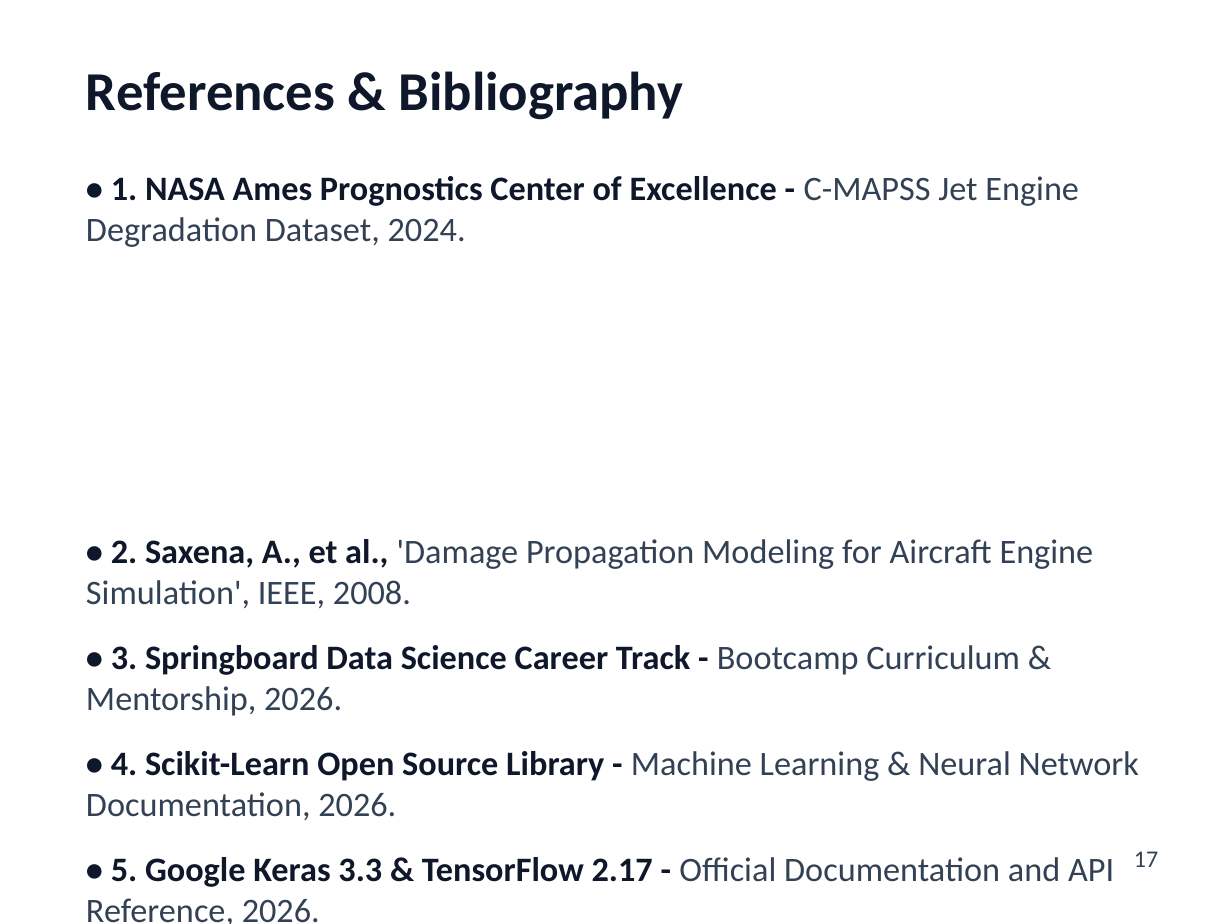
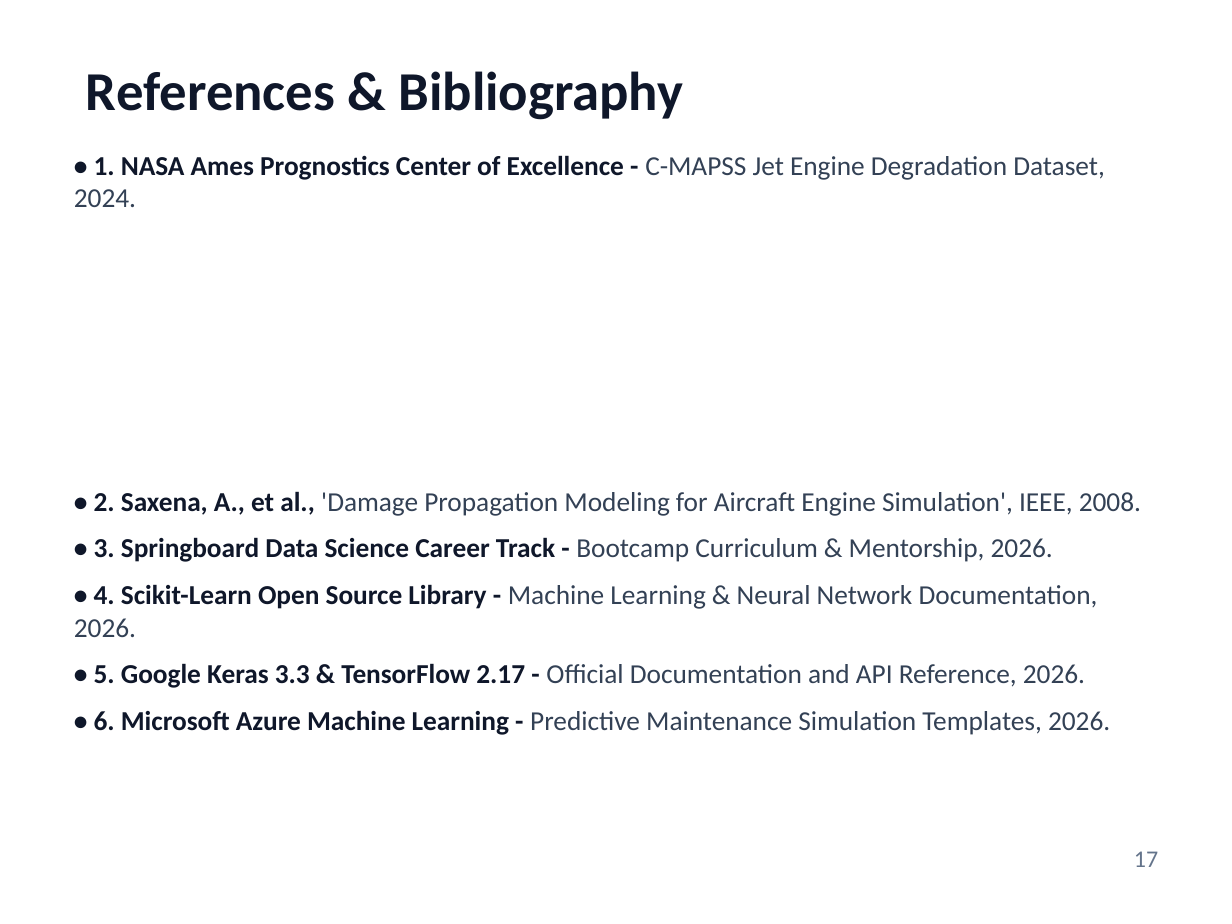
Before and after one commit to PiyushTiwari2051/Predictive-Master, a slide deck: slide 17 of Predictive_Maintenance_Internship_Presentation.pptx. Drawn at 1232x924 pixels with LibreOffice and Linux fonts; fonts in the diff are those of the drawing. Boxes give left, top, right and bottom in pixels: in the first picture for what was removed or moved away, otherwise in the second. Text is boxed around its words. In the diff, an @@ line names an element or a change of style, - is before the commit and + after.

Commit message:
Update presentation with Image 4 matching vertical flowchart and zero text box overflow

```diff
--- a/Predictive_Maintenance_Internship_Presentation.pptx
+++ b/Predictive_Maintenance_Internship_Presentation.pptx
@@ text "• 1. NASA Ames Prognostics ...": place and size @@
-text "• 1. NASA Ames Prognostics ..." at [86, 176, 1139, 924]
+text "• 1. NASA Ames Prognostics ..." at [74, 155, 1141, 735]
@@ text "• 1. NASA Ames Prognostics ..." at [74, 155, 1141, 735]: size 20 to 16 pt; less space between paragraphs @@
@@ text "17" at [1134, 851, 1158, 867]: text colour #334155 to #64748B @@
```
Also in this commit, not shown: 14 other slides changed, 2 other files.
